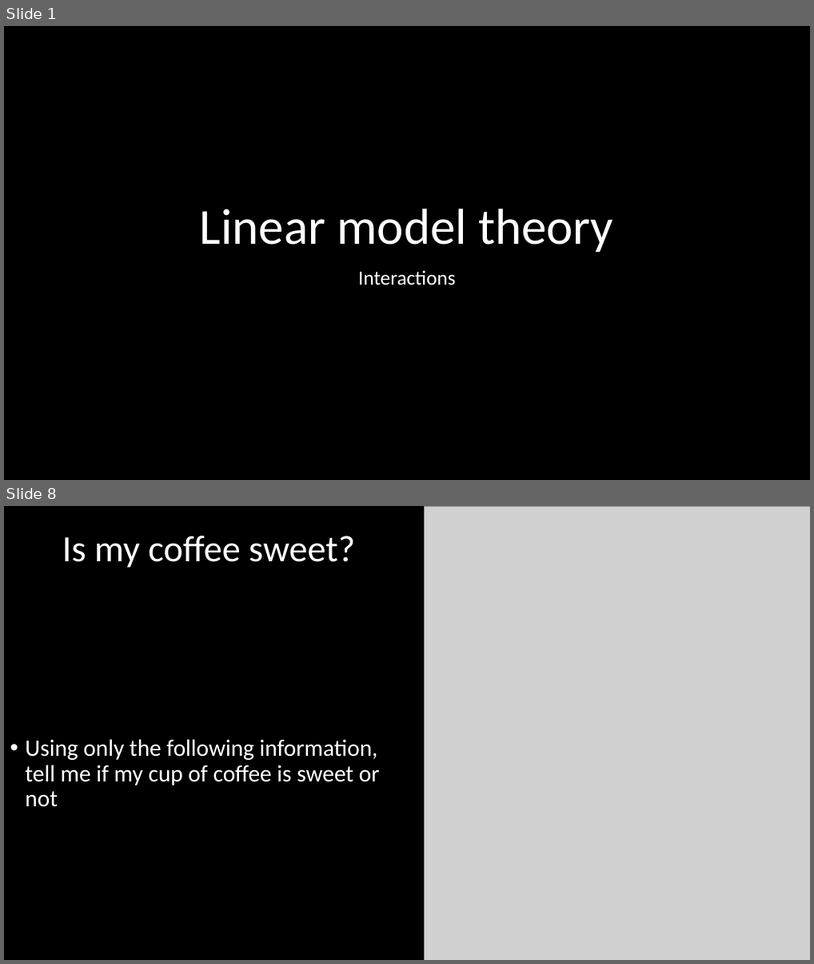
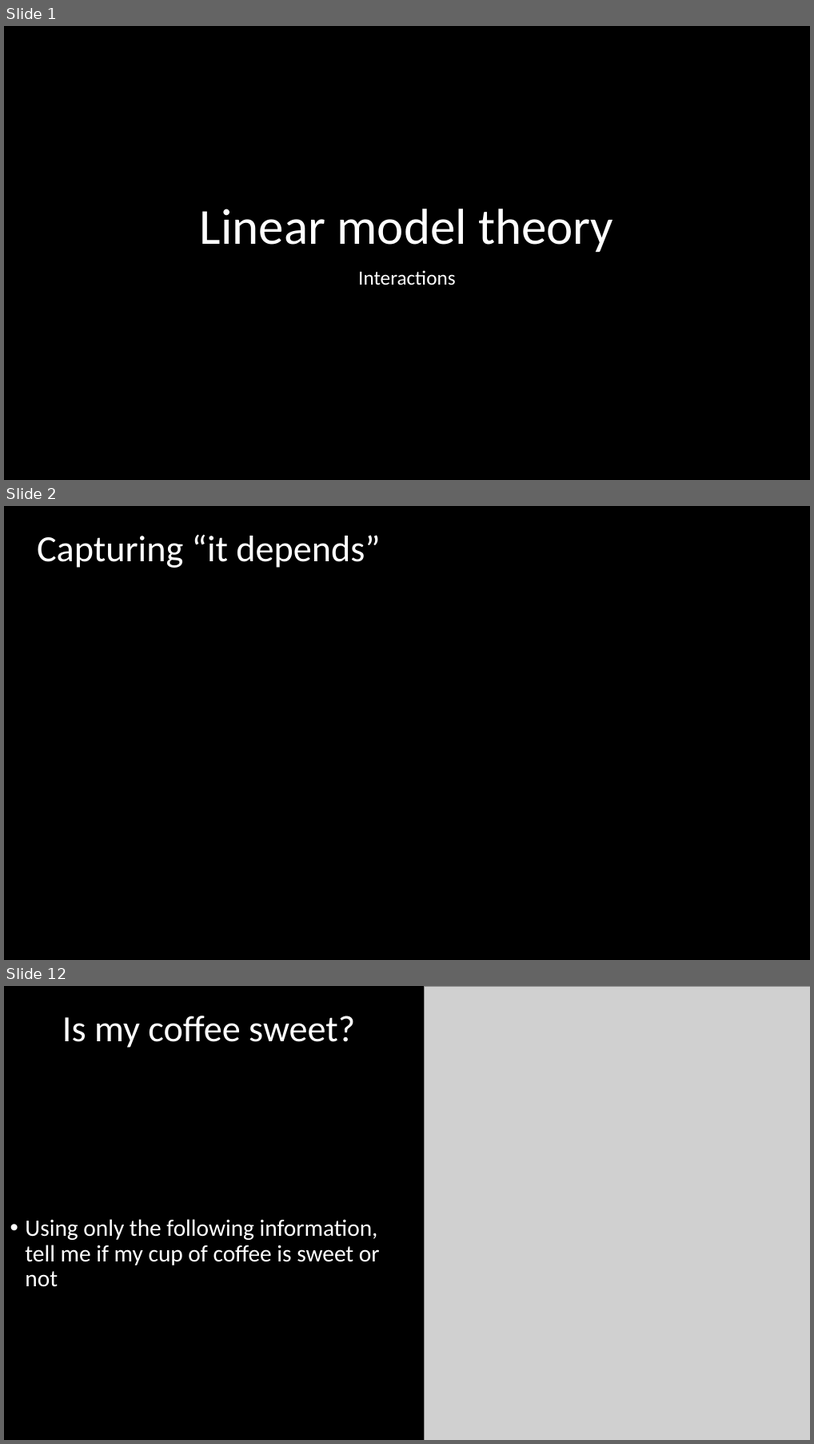
Before and after one commit to DeonRoos/stats-for-biologists, a slide deck: Lectures/Lecture 08.1 Interactions.pptx. Shown one above the other, each under a label of ours: slides 1 and 8 before the commit, slides 1, 2 and 12 after it; the slides between them are not shown. The pictures are 814x964 and 814x1444 pixels, drawn with LibreOffice and Linux fonts; fonts in the diff are those of the drawing; grey boxes stand for pictures. Boxes give left, top, right and bottom in pixels: in the first picture for what was removed or moved away, otherwise in the second. Text is boxed around its words. In the diff, an @@ line names an element or a change of style, - is before the commit and + after.

```diff
--- a/Lectures/Lecture 08.1 Interactions.pptx
+++ b/Lectures/Lecture 08.1 Interactions.pptx
@@ slide 2 added at (x1=4, y1=506, x2=810, y2=960), background #000000 @@
@@ title added at (x1=37, y1=535, x2=380, y2=568), 44 pt, text #FFFFFF @@
+Capturing “it depends”
@@ what was slide 8 is now slide 12 @@
```
Also in this commit, not shown: 13 slides changed, 8 other slides added, 19 other files.
